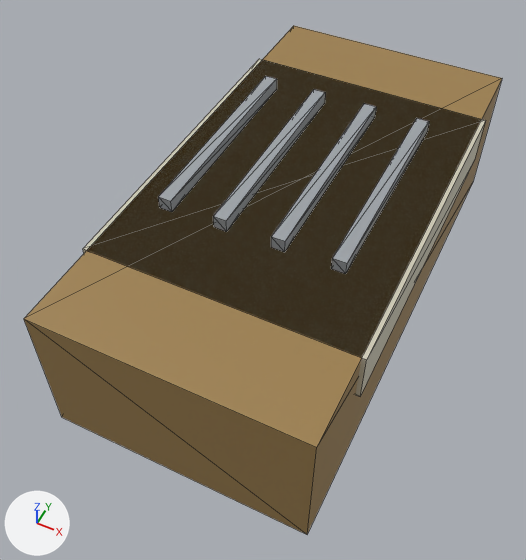
One commit to the glTF model assets/generated/items/nails.glb: the scene before it, then after it.
Rendered twice from a camera (50 mm lens) standing at (0.0486, -0.0868, 0.124) and looking at (-0.0035, 0.0174, -0.0062). Every picture has the same lights, and +X, +Y and +Z are marked at lower left. The older version comes first. Mesh edges are drawn as thin lines. Vertices at exactly the same position are counted once.

In view in the first picture: 'nails'.
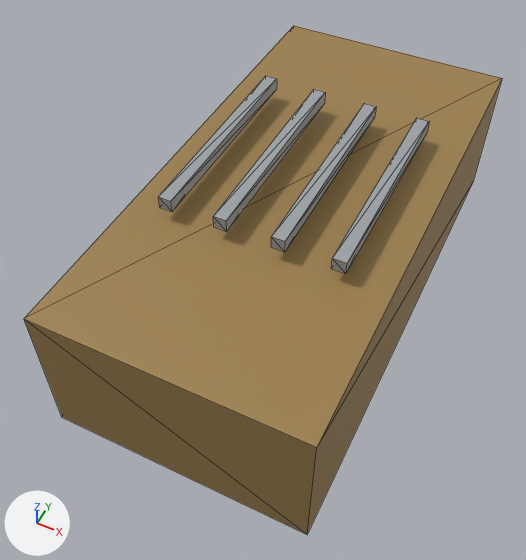
Changed parts and their boxes [x1, y1, x2, y2] in the pictures (526 x 560 px; the box of a moved part takes in the faces that stretch with it):
'nails', reshaped, recoloured (lighter): [24, 26, 502, 534] in both
part 1 of me_nails, moved or reshaped: before [83, 59, 486, 396]; after [81, 57, 489, 400]
part 2 of me_nails, moved or reshaped (not visible afterwards): before [81, 57, 489, 400]
part 3 of me_nails, recoloured: [89, 60, 486, 396] in both
part 4 of me_nails, recoloured (brown): before [83, 57, 488, 398]

Patch to the scene script:
```diff
--- a/assets/generated/items/nails.glb.py
+++ b/assets/generated/items/nails.glb.py
@@ me_nails @@
 # used by ob_nails; location = (0.0, 0.0, 0.0)
-me_nails.from_pydata(...)  # 48 vertices, 72 faces; spans x -0.031..0.031, y -0.03..0.09, z -0.018..0.023
+me_nails.from_pydata(...)  # 48 vertices, 72 faces; spans x -0.03..0.03, y -0.03..0.09, z -0.018..0.023
+# me_nails part 1: the loose piece of 8 vertices spanning x -0.031..0.031, y -0.01..0.07, z 0.005..0.017 is scaled about its middle by (0.968, 1.5, 2.92), then moved by (0.0, 0.0, -0.0115)
+# me_nails part 2: the loose piece of 8 vertices spanning x -0.03..0.03, y -0.03..0.09, z -0.018..0.017 is scaled about its middle by (0.9, 0.667, 0.229), then moved by (0.0, 0.0, 0.0095)
+# me_nails part 3: 12 faces centred in x -0.031..0.031, y -0.01..0.07, z 0.005..0.017 are repainted in the vertex colours; the middle colour goes from pale yellow #d1ccb8 to brown #9e804d
+# me_nails part 4: 12 faces centred in x -0.03..0.03, y -0.03..0.09, z -0.018..0.017 are repainted in the vertex colours; the middle colour goes from brown #9e804d to pale yellow #d1ccb8
 me_nails.materials.append(mat_defaultmaterial)
```
